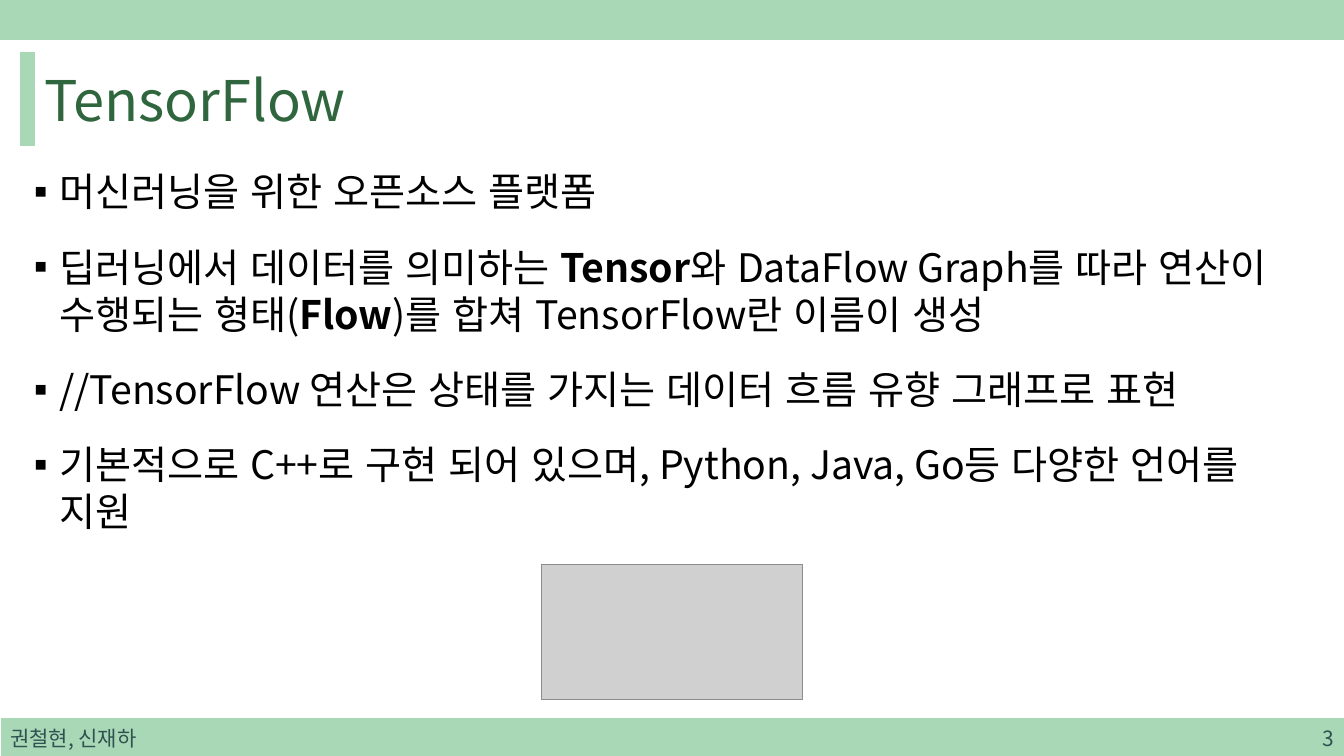
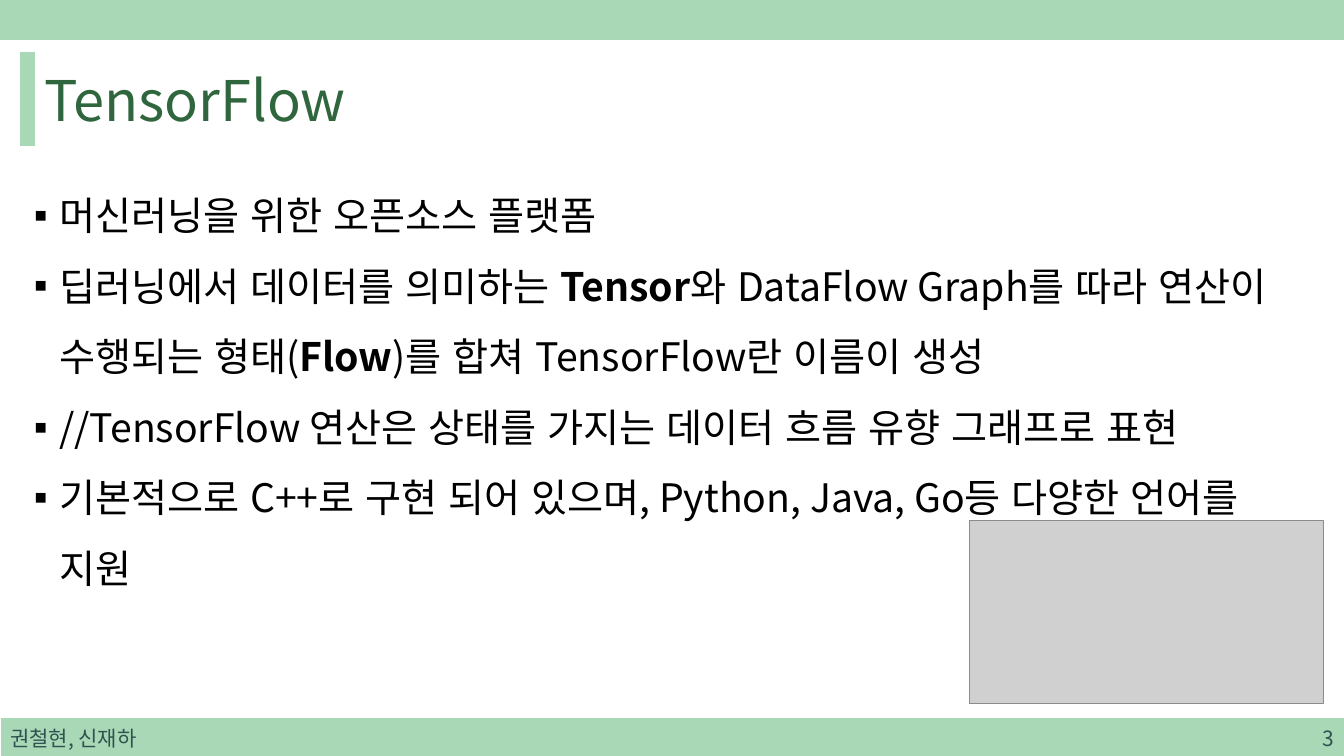
Before and after one commit to sjh4287/capston, a slide deck: slide 3 of 2022.01.07/TensorFlow Lite.pptx. Drawn at 1344x756 pixels with LibreOffice and Linux fonts; fonts in the diff are those of the drawing; grey boxes stand for pictures. Boxes give left, top, right and bottom in pixels: in the first picture for what was removed or moved away, otherwise in the second. Text is boxed around its words. In the diff, an @@ line names an element or a change of style, - is before the commit and + after.

```diff
--- a/2022.01.07/TensorFlow Lite.pptx
+++ b/2022.01.07/TensorFlow Lite.pptx
@@ text "머신러닝을 위한 오픈소스 플랫폼" at [59, 197, 1267, 523]: line spacing 1 to 1.5; less space between paragraphs @@
@@ picture: place and size @@
-picture at [541, 565, 802, 700]
+picture at [970, 520, 1324, 704]
```
Also in this commit, not shown: 9 other slides changed, 27 slides added, 1 other file.
